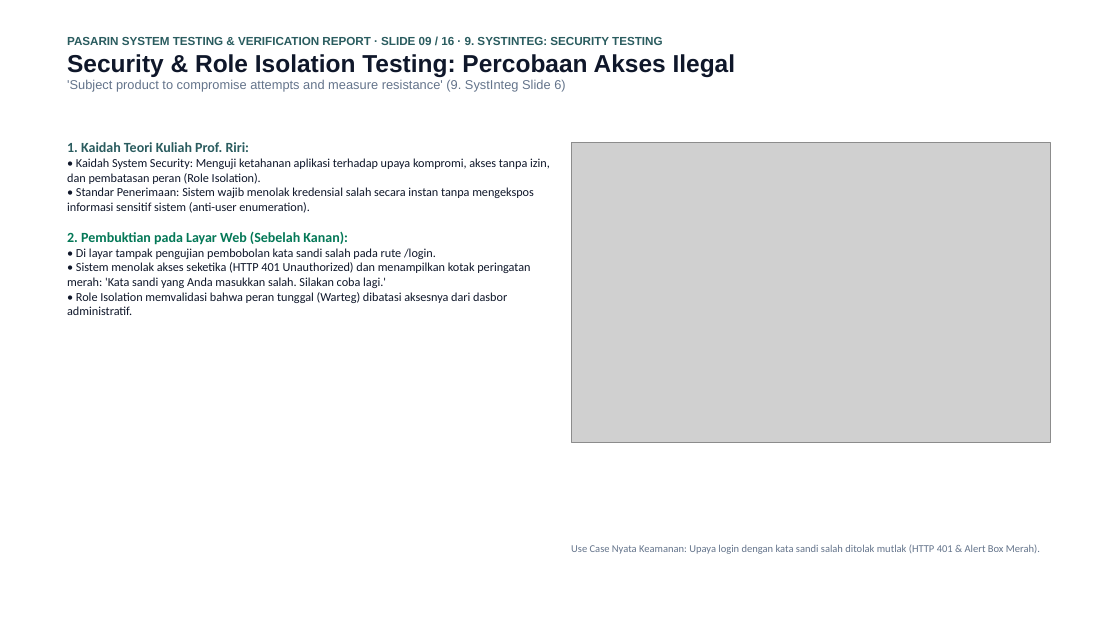
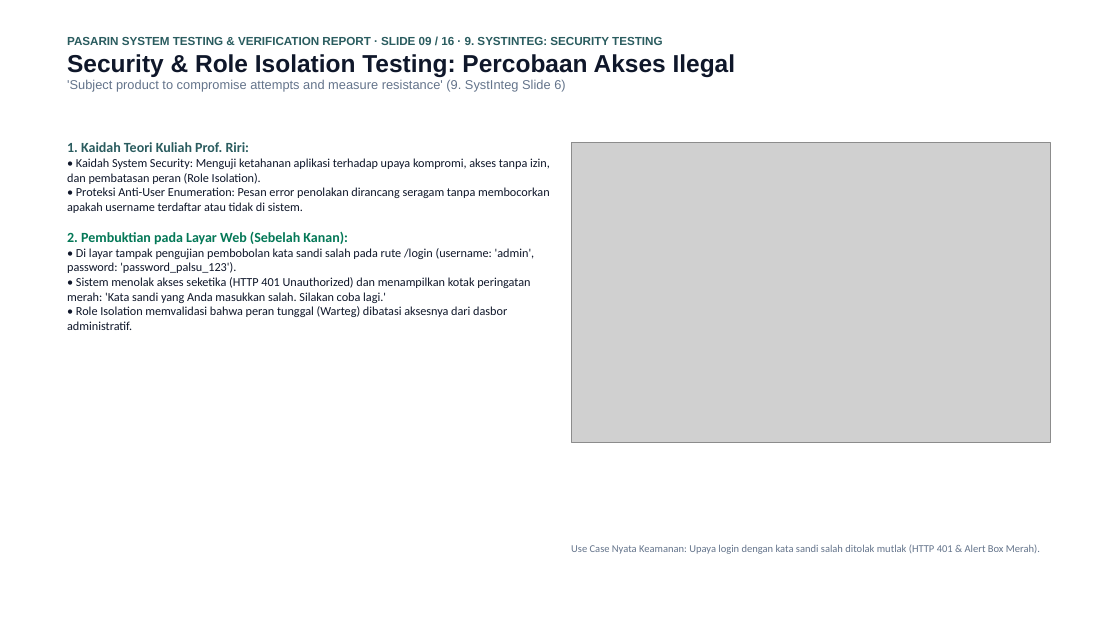
Before and after one commit to mrshlaf/pasarin, a slide deck: slide 9 of LAPORAN_PENGUJIAN_DAN_VERIFIKASI_SISTEM_PASARIN.pptx. Drawn at 1120x630 pixels with LibreOffice and Linux fonts; fonts in the diff are those of the drawing; grey boxes stand for pictures. Boxes give left, top, right and bottom in pixels: in the first picture for what was removed or moved away, otherwise in the second. Text is boxed around its words. In the diff, an @@ line names an element or a change of style, - is before the commit and + after.

```diff
--- a/LAPORAN_PENGUJIAN_DAN_VERIFIKASI_SISTEM_PASARIN.pptx
+++ b/LAPORAN_PENGUJIAN_DAN_VERIFIKASI_SISTEM_PASARIN.pptx
@@ text at [67, 158, 550, 213]: text changed @@
-• Kaidah System Security: Menguji ketahanan aplikasi terhadap upaya kompromi, akses tanpa izin, dan pembatasan peran (Role Isolation).
-• Standar Penerimaan: Sistem wajib menolak kredensial salah secara instan tanpa mengekspos informasi sensitif sistem (anti-user enumeration).
+• Kaidah System Security: Menguji ketahanan aplikasi terhadap upaya kompromi, akses tanpa izin, dan pembatasan peran (Role Isolation).
+• Proteksi Anti-User Enumeration: Pesan error penolakan dirancang seragam tanpa membocorkan apakah username terdaftar atau tidak di sistem.
@@ text at [67, 248, 535, 330]: text changed @@
-• Di layar tampak pengujian pembobolan kata sandi salah pada rute /login.
-• Sistem menolak akses seketika (HTTP 401 Unauthorized) dan menampilkan kotak peringatan merah: 'Kata sandi yang Anda masukkan salah. Silakan coba lagi.'
-• Role Isolation memvalidasi bahwa peran tunggal (Warteg) dibatasi aksesnya dari dasbor administratif.
+• Di layar tampak pengujian pembobolan kata sandi salah pada rute /login (username: 'admin', password: 'password_palsu_123').
+• Sistem menolak akses seketika (HTTP 401 Unauthorized) dan menampilkan kotak peringatan merah: 'Kata sandi yang Anda masukkan salah. Silakan coba lagi.'
+• Role Isolation memvalidasi bahwa peran tunggal (Warteg) dibatasi aksesnya dari dasbor administratif.
```
Also in this commit, not shown: 10 other slides changed, 2 other files.
